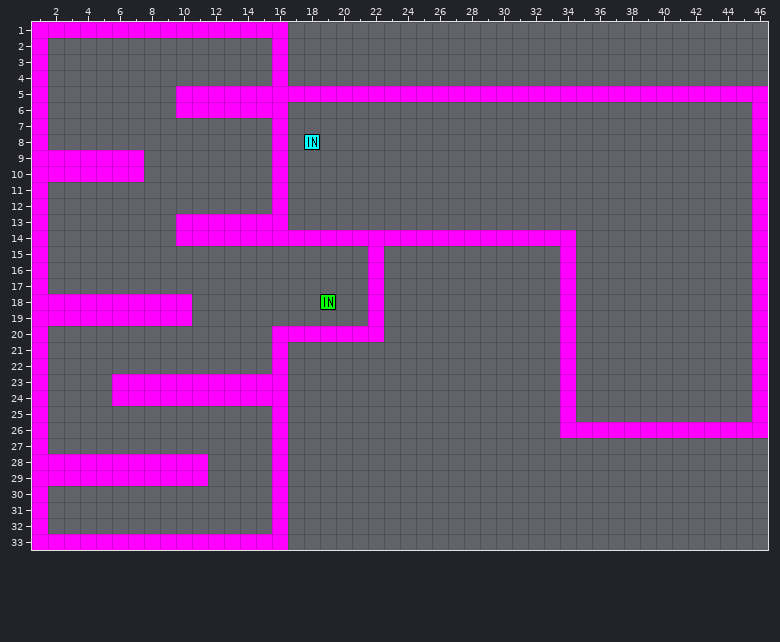
Tiled map -- maps/level7.tmx. The picture above is the old version.
Cells are 16x16 px. Shown: x 1..46, y 1..33.
The same view after the edit:
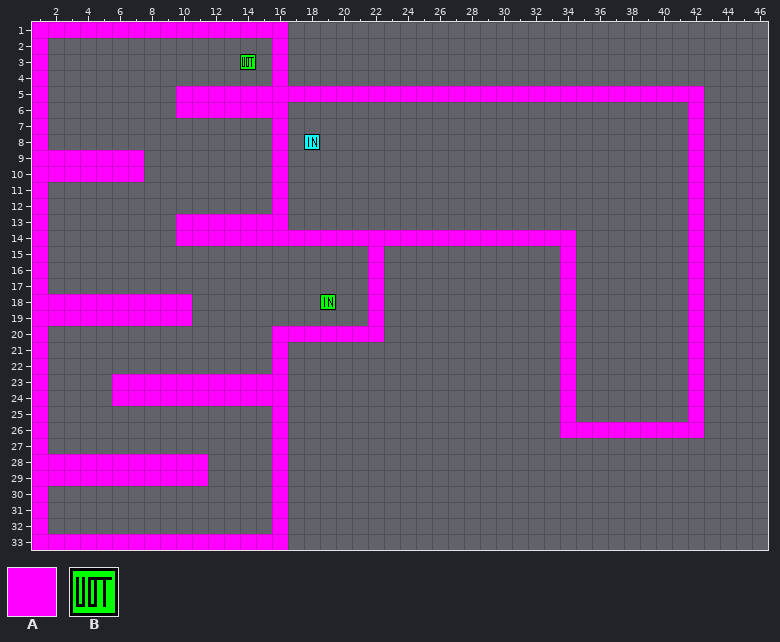
Key: from "coop": A 0, B 11.
_ is an empty cell, . an unchanged one.
Change:
--- layer "Tile Layer 1"
@@ x 42..46 @@
- 5 .AAAA
- 6 _...A
- 7 _...A
- 8 _...A
- 9 _...A
-10 _...A
-11 _...A
-12 _...A
-13 _...A
-14 _...A
-15 _...A
-16 _...A
-17 _...A
-18 _...A
-19 _...A
-20 _...A
-21 _...A
-22 _...A
-23 _...A
-24 _...A
-25 _...A
-26 .AAAA
+ 5 .____
+ 6 A..._
+ 7 A..._
+ 8 A..._
+ 9 A..._
+10 A..._
+11 A..._
+12 A..._
+13 A..._
+14 A..._
+15 A..._
+16 A..._
+17 A..._
+18 A..._
+19 A..._
+20 A..._
+21 A..._
+22 A..._
+23 A..._
+24 A..._
+25 A..._
+26 .____
--- layer "Tile Layer 2"
@@ x 14..14 @@
- 3 _
+ 3 B
Boxes around the changes in both pictures, in picture pixels (x1, y1, x2, y2):
added: (240, 54, 256, 70)
changed: (688, 86, 768, 438)
